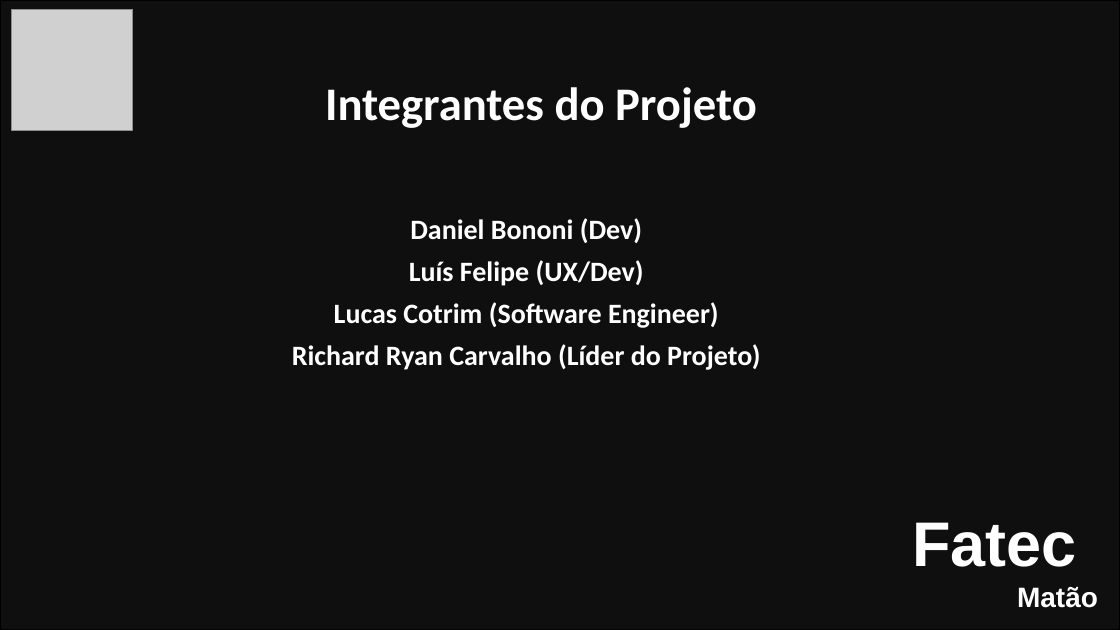
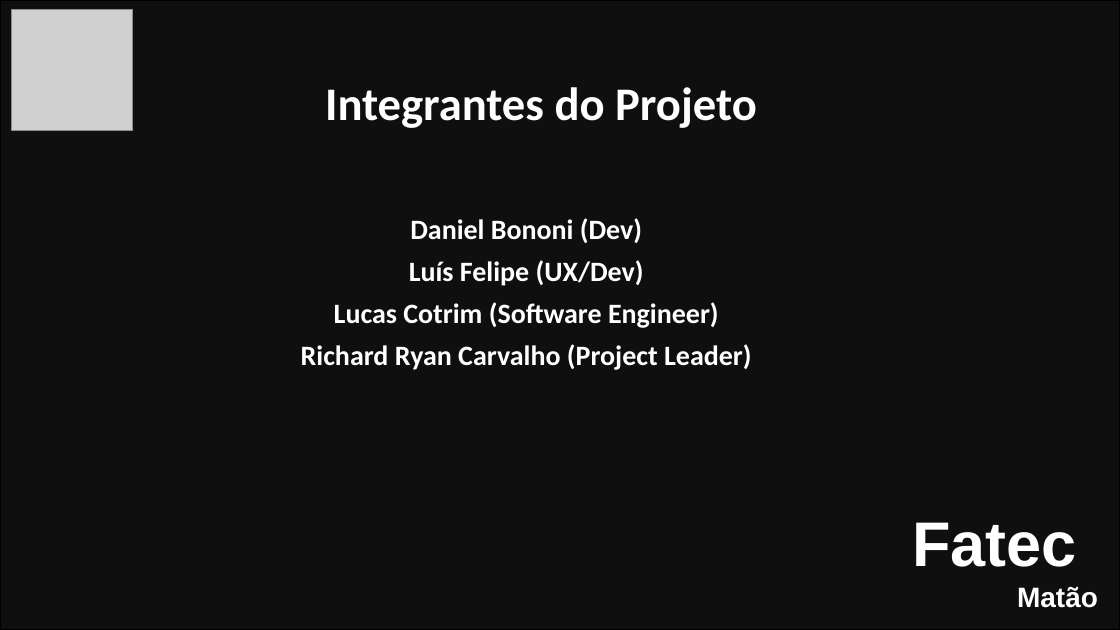
Before and after one commit to Interdisciplinary-Project/Documents, a slide deck: slide 2 of Apresentação-Projeto 13-06.pptx. Drawn at 1120x630 pixels with LibreOffice and Linux fonts; fonts in the diff are those of the drawing; grey boxes stand for pictures; background and template pictures are left out; a plain dark background stands for a picture behind light text. Boxes give left, top, right and bottom in pixels: in the first picture for what was removed or moved away, otherwise in the second. Text is boxed around its words. In the diff, an @@ line names an element or a change of style, - is before the commit and + after.

```diff
--- a/Apresentação-Projeto 13-06.pptx
+++ b/Apresentação-Projeto 13-06.pptx
@@ text at [301, 344, 751, 370]: text changed @@
-Richard Ryan Carvalho (Líder do Projeto)
+Richard Ryan Carvalho (Project Leader)
```
Also in this commit, not shown: 8 other slides changed, 7 slides added.
